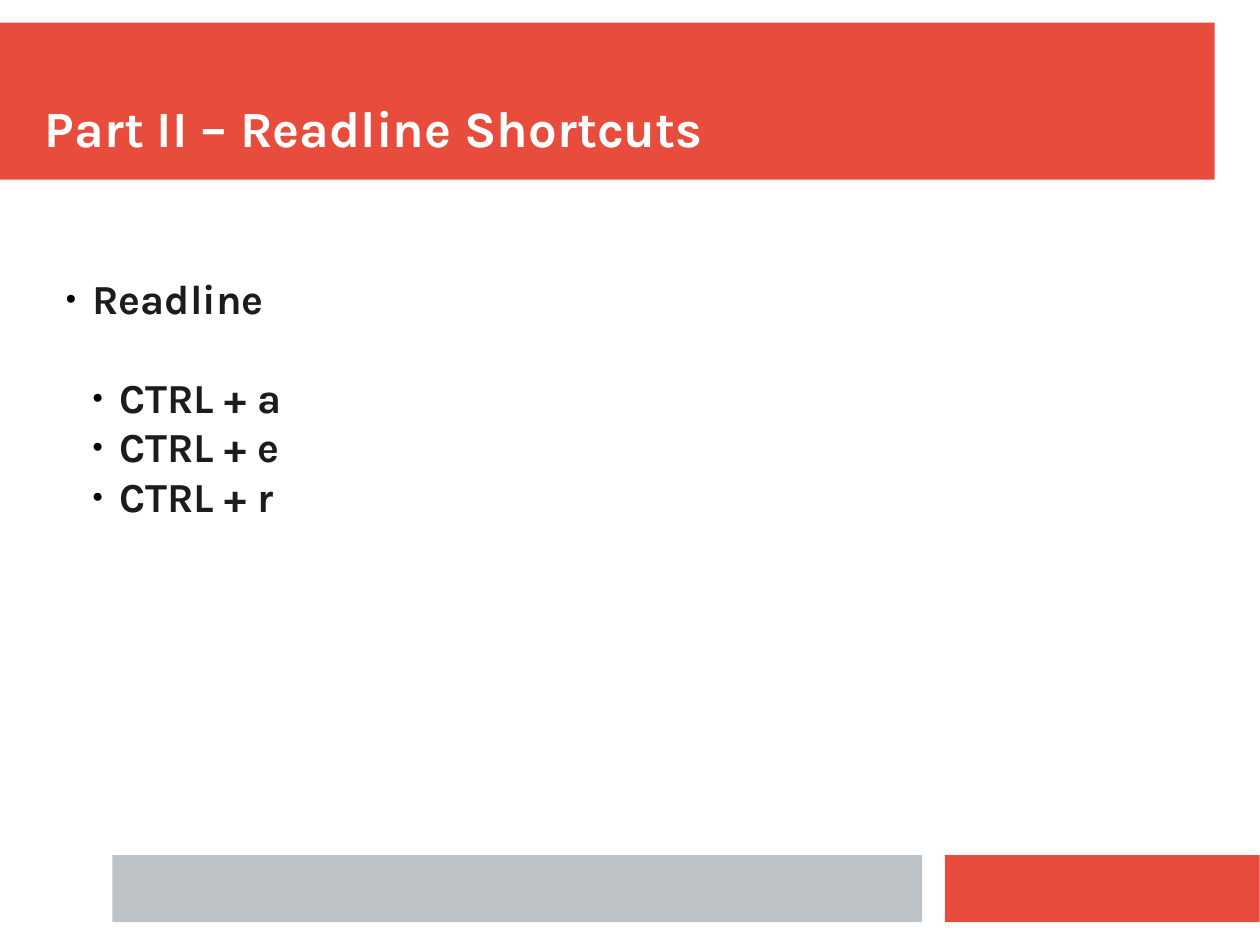
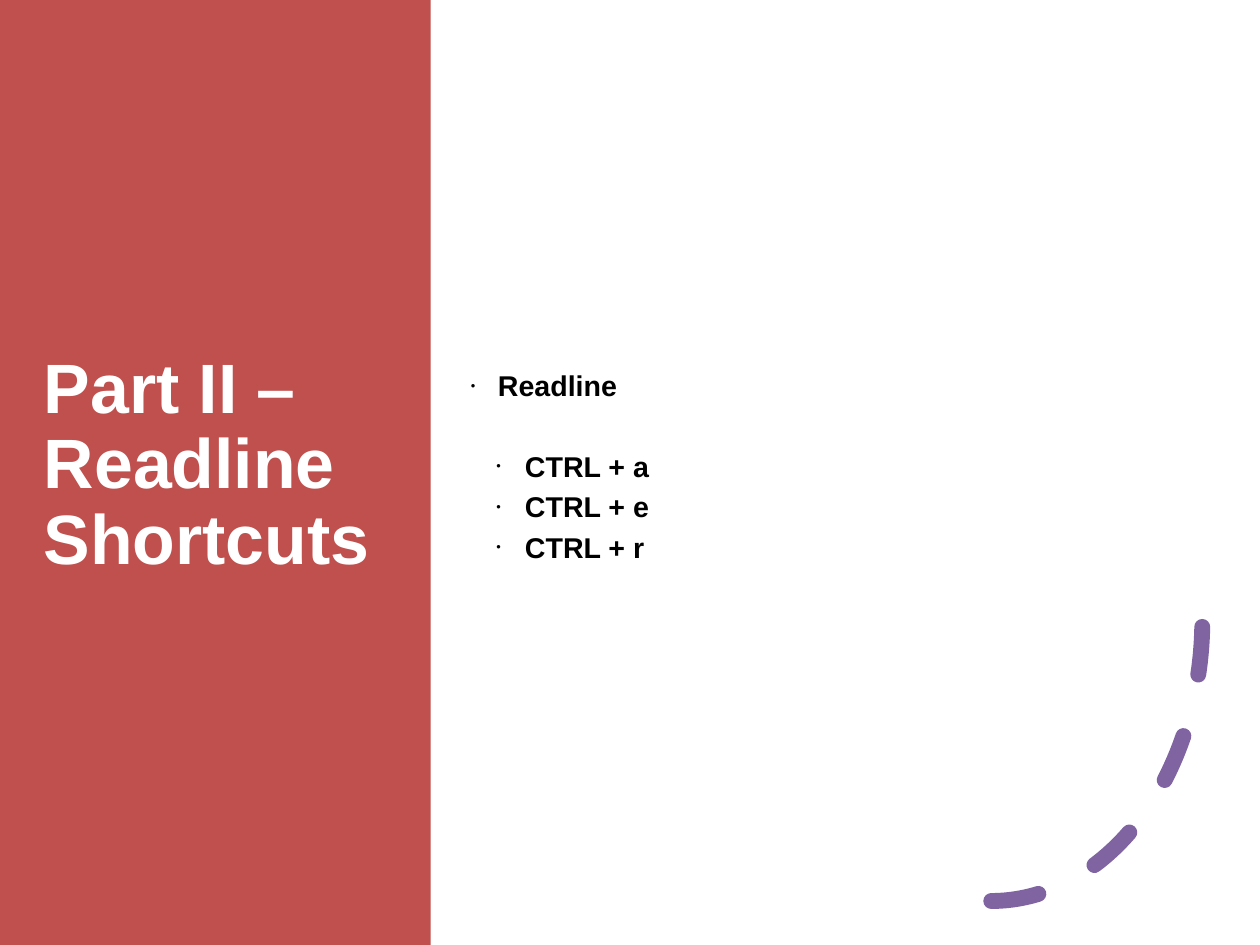
Before and after one commit to ianmiell/introduction-to-the-command-line, a slide deck: slide 15 of slides/introduction_to_the_command_line.pptx. Drawn at 1260x945 pixels with LibreOffice and Linux fonts; fonts in the diff are those of the drawing. Boxes give left, top, right and bottom in pixels: in the first picture for what was removed or moved away, otherwise in the second. Text is boxed around its words. In the diff, an @@ line names an element or a change of style, - is before the commit and + after.

```diff
--- a/slides/introduction_to_the_command_line.pptx
+++ b/slides/introduction_to_the_command_line.pptx
@@ rectangle added at [0, 1, 1260, 945], fill #FFFFFF @@
@@ rectangle added at [0, 0, 431, 945], fill #C0504D @@
@@ text "Part II – Readline Shortcuts": place and size @@
-text "Part II – Readline Shortcuts" at [45, 111, 702, 148]
+text "Part II – Readline Shortcuts" at [44, 365, 370, 565]
@@ text "Part II – Readline Shortcuts" at [44, 365, 370, 565]: size 32 to 44 pt, font Karla to Arial; line spacing 1 to 0.9; more space between paragraphs; vertical alignment bottom to middle @@
@@ text "Readline": place and size @@
-text "Readline" at [92, 284, 281, 513]
+text "Readline" at [498, 375, 649, 559]
@@ text "Readline" at [498, 375, 649, 559]: size 26 to 18 pt, font Karla to Arial, text colour #1C1C1C to #000000; bullet ● to •; line spacing 1 to 0.9; more space between paragraphs; vertical alignment top to middle @@
@@ arc (boxed as its full ellipse) added at [781, 338, 1203, 901], outline #8064A2 10 pt dashed @@
@@ rectangle removed at [112, 855, 922, 923] @@
```
Also in this commit, not shown: 19 other slides changed, 1 other file.
